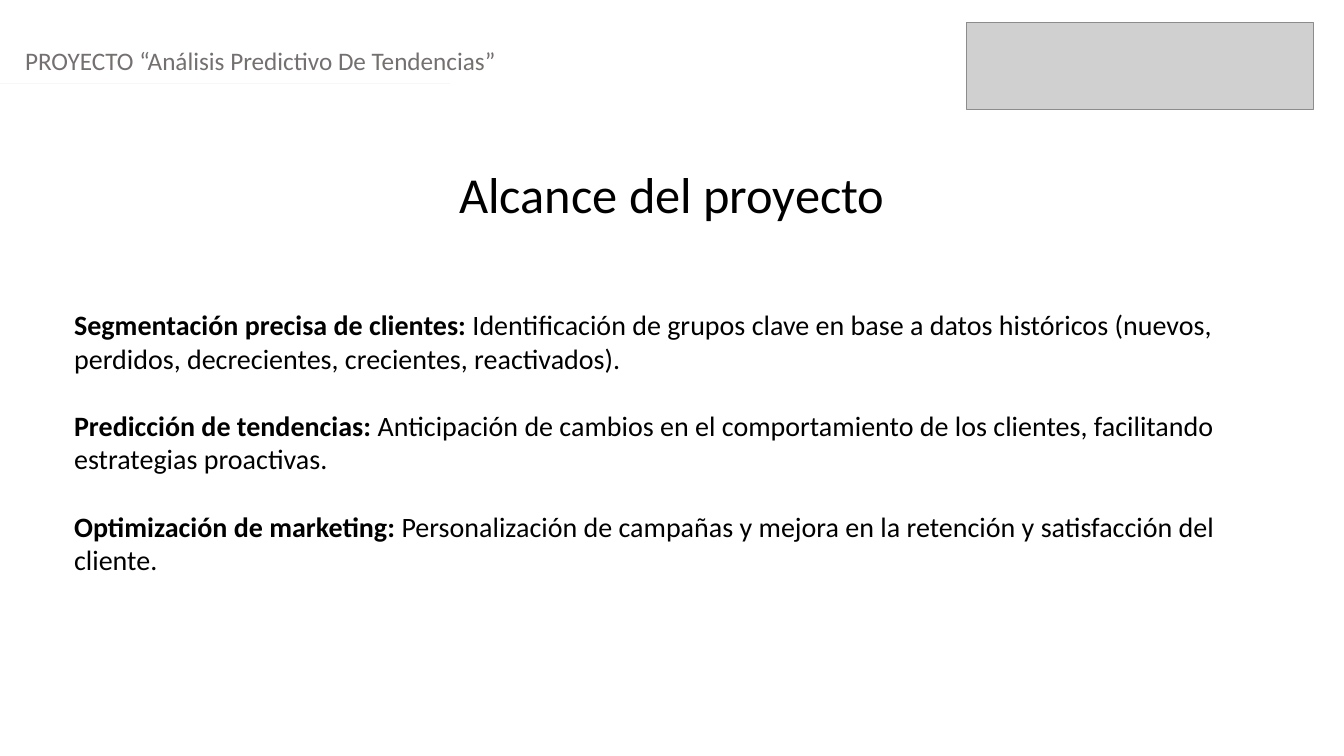
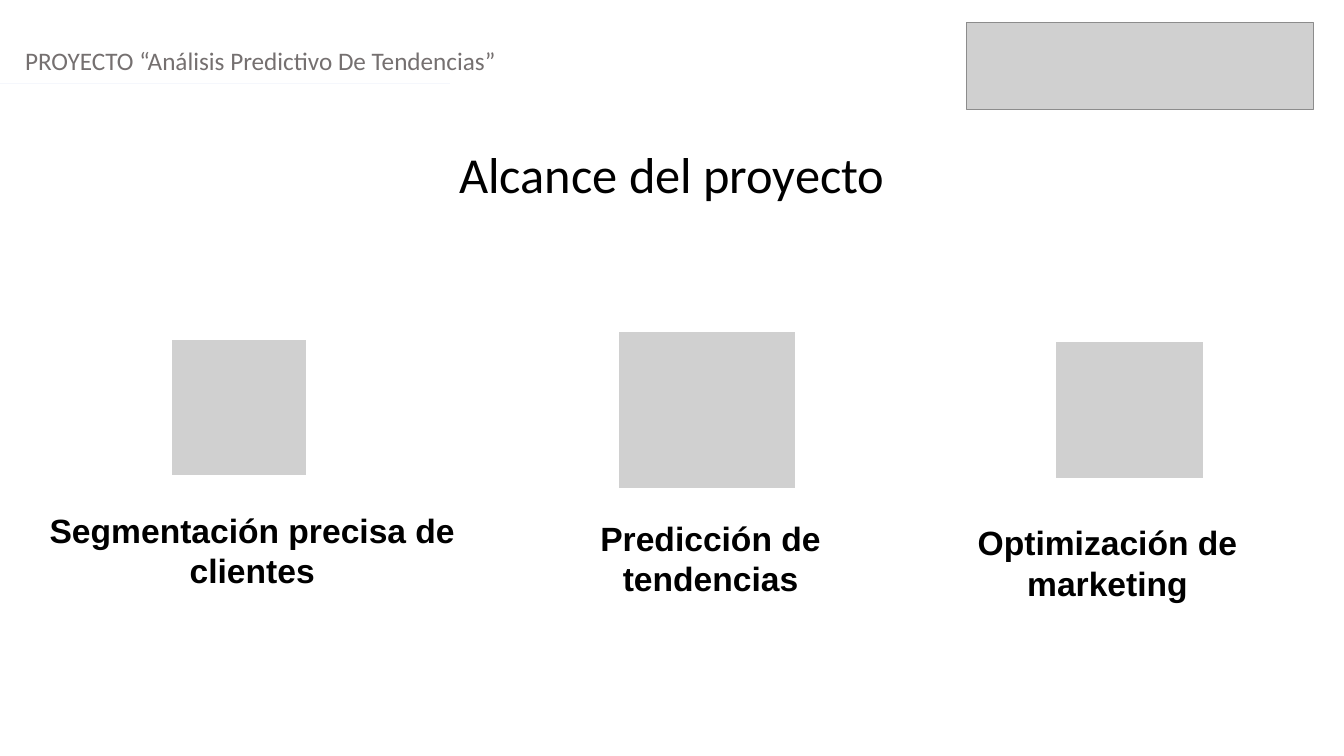
Before and after one commit to LucasCarrasco7/capstone-proyecto, a slide deck: slide 5 of Fase 3 /Evidencia Grupal/Formato Presentación final.pptx. Drawn at 1344x756 pixels with LibreOffice and Linux fonts; fonts in the diff are those of the drawing; grey boxes stand for pictures. Boxes give left, top, right and bottom in pixels: in the first picture for what was removed or moved away, otherwise in the second. Text is boxed around its words. In the diff, an @@ line names an element or a change of style, - is before the commit and + after.

```diff
--- a/Fase 3 /Evidencia Grupal/Formato Presentación final.pptx
+++ b/Fase 3 /Evidencia Grupal/Formato Presentación final.pptx
@@ text "Alcance del proyecto": place and size @@
-text "Alcance del proyecto" at (459,178,884,221)
+text "Alcance del proyecto" at (459,158,884,201)
@@ text removed at (74,314,1214,571) @@
-Segmentación precisa de clientes: Identificación de grupos clave en base a datos históricos (nuevos, perdidos, decrecientes, crecientes, reactivados).
-Predicción de tendencias: Anticipación de cambios en el comportamiento de los clientes, facilitando estrategias proactivas.
-Optimización de marketing: Personalización de campañas y mejora en la retención y satisfacción del cliente.
@@ group added at (50,331,1237,603): 3 pictures, 3 texts @@
+Segmentación precisa de clientes
+Predicción de tendencias
+Optimización de marketing
```
Also in this commit, not shown: 8 other slides changed, 1 slide added, 1 slide removed.
